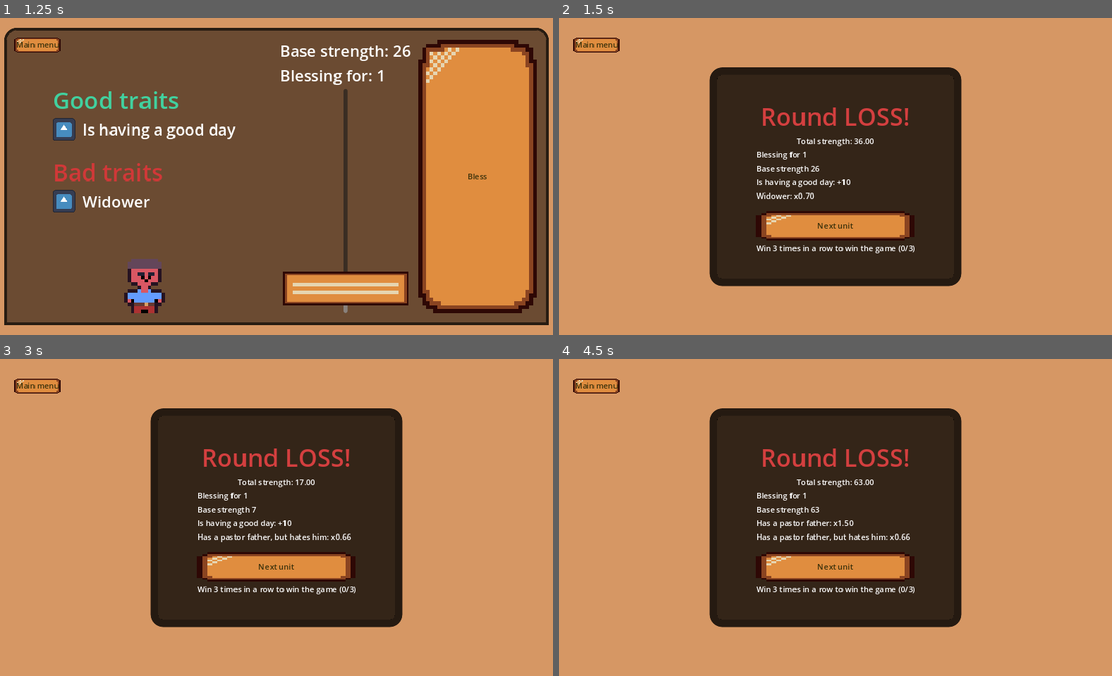
Above: before the commit, frames 1-4 (two rows, left to right).
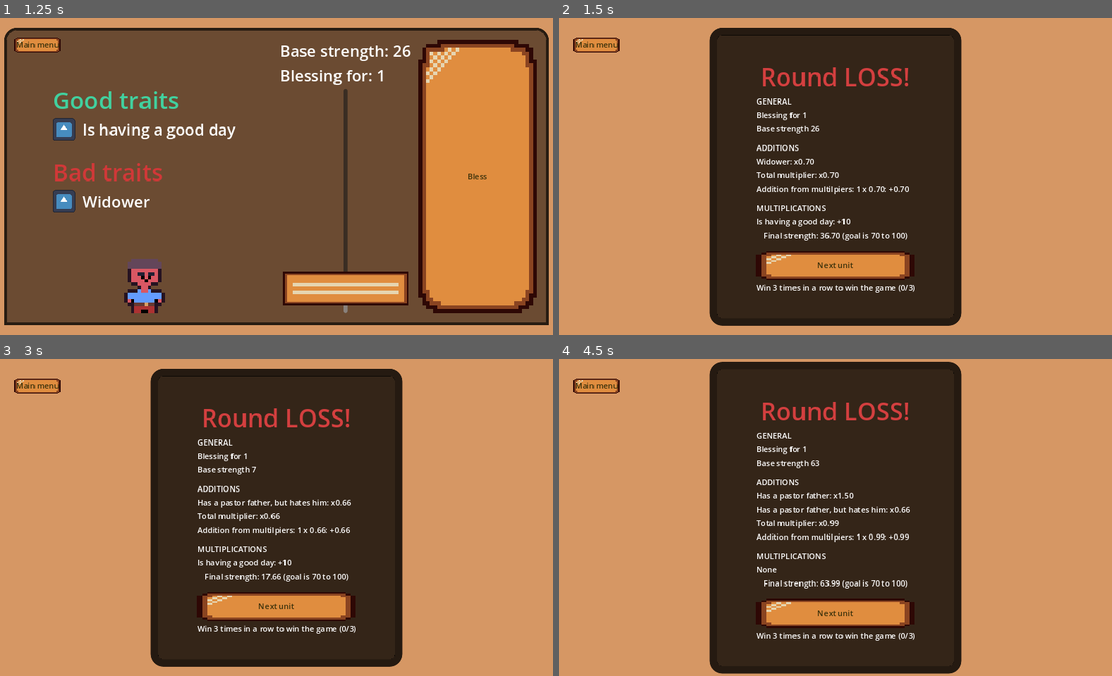
Above: after the commit, the same moments.

Repository: frostblooded/wolf
Game: Godot game, scene res://scenes/MainMenu.tscn
The game is run twice, just before and just after one commit, with the same random seed, the same clock (stepped at 60 frames per second) and the same inputs. The engine's default icon, where the game draws it, is replaced by a stand-in: a white triangle on a blue panel in a dark square.
Inputs:
- Up to frame 1 (1.25 s): click "Easy" at 0.5 s
- Up to frame 2 (1.5 s): click "Bless" at 1.25 s
- Up to frame 3 (3 s): click "Next unit" at 2 s; click "Bless" at 2.75 s
- Up to frame 4 (4.5 s): click "Next unit" at 3.5 s; click "Bless" at 4.25 s

Frame 1 is identical in both runs. In frame 2, 20% of the frame differs, in the area x 27-73%, y 3-98%; in frame 3, 20%; in frame 4, 21%, in the area x 27-73%, y 0-100%.

Commit message:
Improve round end page

Diff:
--- a/scenes/main.tscn
+++ b/scenes/main.tscn
@@ -69,13 +69,47 @@
 layout_mode = 2
 script = ExtResource("4_8q8d7")
 
+[node name="OtherBlessResultsContainer" type="VBoxContainer" parent="RoundResultLayer/PanelContainer/VBoxContainer/BlessResultsContainer"]
+layout_mode = 2
+theme_override_constants/separation = 15
+
+[node name="GeneralResultsContainer" type="VBoxContainer" parent="RoundResultLayer/PanelContainer/VBoxContainer/BlessResultsContainer/OtherBlessResultsContainer"]
+layout_mode = 2
+size_flags_vertical = 3
+
+[node name="Label" type="Label" parent="RoundResultLayer/PanelContainer/VBoxContainer/BlessResultsContainer/OtherBlessResultsContainer/GeneralResultsContainer"]
+layout_mode = 2
+text = "GENERAL"
+
+[node name="Results" type="VBoxContainer" parent="RoundResultLayer/PanelContainer/VBoxContainer/BlessResultsContainer/OtherBlessResultsContainer/GeneralResultsContainer"]
+layout_mode = 2
+
+[node name="MultiplicationResultsContainer" type="VBoxContainer" parent="RoundResultLayer/PanelContainer/VBoxContainer/BlessResultsContainer/OtherBlessResultsContainer"]
+layout_mode = 2
+size_flags_vertical = 3
+
+[node name="Label" type="Label" parent="RoundResultLayer/PanelContainer/VBoxContainer/BlessResultsContainer/OtherBlessResultsContainer/MultiplicationResultsContainer"]
+layout_mode = 2
+text = "ADDITIONS"
+
+[node name="Results" type="VBoxContainer" parent="RoundResultLayer/PanelContainer/VBoxContainer/BlessResultsContainer/OtherBlessResultsContainer/MultiplicationResultsContainer"]
+layout_mode = 2
+
+[node name="AdditionResultsContainer" type="VBoxContainer" parent="RoundResultLayer/PanelContainer/VBoxContainer/BlessResultsContainer/OtherBlessResultsContainer"]
+layout_mode = 2
+size_flags_vertical = 3
+
+[node name="Label" type="Label" parent="RoundResultLayer/PanelContainer/VBoxContainer/BlessResultsContainer/OtherBlessResultsContainer/AdditionResultsContainer"]
+layout_mode = 2
+text = "MULTIPLICATIONS"
+
+[node name="Results" type="VBoxContainer" parent="RoundResultLayer/PanelContainer/VBoxContainer/BlessResultsContainer/OtherBlessResultsContainer/AdditionResultsContainer"]
+layout_mode = 2
+
 [node name="TotalStrengthLabel" type="Label" parent="RoundResultLayer/PanelContainer/VBoxContainer/BlessResultsContainer"]
 layout_mode = 2
 size_flags_horizontal = 4
 text = "Total bless strength: 150"
-
-[node name="OtherBlessResultsContainer" type="VBoxContainer" parent="RoundResultLayer/PanelContainer/VBoxContainer/BlessResultsContainer"]
-layout_mode = 2
 
 [node name="MarginContainer" type="MarginContainer" parent="RoundResultLayer/PanelContainer/VBoxContainer/BlessResultsContainer"]
 layout_mode = 2
--- a/scripts/bless_results_container.gd
+++ b/scripts/bless_results_container.gd
@@ -8,11 +8,17 @@
 var is_game_end: bool = false
 
 func clear():
-    for n in $OtherBlessResultsContainer.get_children():
-        $OtherBlessResultsContainer.remove_child(n)
+    clear_container($OtherBlessResultsContainer/GeneralResultsContainer)
+    clear_container($OtherBlessResultsContainer/MultiplicationResultsContainer)
+    clear_container($OtherBlessResultsContainer/AdditionResultsContainer)
+
+func clear_container(container: Control):
+    var results_container: Control = container.get_node("Results")
+
+    for n in results_container.get_children():
+        results_container.remove_child(n)
 
 func show_bless_results(unit: Unit, bless_strength: int, total_strength: float, game_end: bool):
-    $TotalStrengthLabel.text = "Total strength: %.2f" % total_strength
     self.is_game_end = game_end
 
     if self.is_game_end:
@@ -21,24 +27,58 @@
     append_bless_result_label("Blessing for %d" % bless_strength)
     append_bless_result_label("Base strength %d" % unit.strength)
 
+    var multiplier: float = 1
+    var has_multipliers: bool = false
+
     for t in unit.positive_traits:
         if !is_equal_approx(t.mul_modifier, 1.0):
-            append_bless_result_label("%s: x%.2f" % [t.name, t.mul_modifier])
-
-        if t.add_modifier != 0:
-            append_bless_result_label("%s: +%d" % [t.name, t.add_modifier])
+            multiplier *= t.mul_modifier
+            append_mul_bless_result_label("%s: x%.2f" % [t.name, t.mul_modifier])
+            has_multipliers = true
 
     for t in unit.negative_traits:
         if !is_equal_approx(t.mul_modifier, 1.0):
-            append_bless_result_label("%s: x%.2f" % [t.name, t.mul_modifier])
+            multiplier *= t.mul_modifier
+            append_mul_bless_result_label("%s: x%.2f" % [t.name, t.mul_modifier])
+            has_multipliers = true
 
+    if !has_multipliers:
+        append_mul_bless_result_label("None")
+
+    append_mul_bless_result_label("Total multiplier: x%.2f" % multiplier)
+    append_mul_bless_result_label("Addition from multilpiers: %d x %.2f: +%.2f" % [bless_strength, multiplier, bless_strength * multiplier])
+
+    var has_additions: bool = false
+
+    for t in unit.positive_traits:
         if t.add_modifier != 0:
-            append_bless_result_label("%s: %d" % [t.name, t.add_modifier])
+            append_add_bless_result_label("%s: +%d" % [t.name, t.add_modifier])
+            has_additions = true
+
+    for t in unit.negative_traits:
+        if t.add_modifier != 0:
+            append_add_bless_result_label("%s: %d" % [t.name, t.add_modifier])
+            has_additions = true
+
+    if !has_additions:
+        append_add_bless_result_label("None")
+
+    $TotalStrengthLabel.text = "Final strength: %.2f (goal is %d to %d)" % [total_strength, DifficultyManager.get_min_goal(), 100]
+
+func append_mul_bless_result_label(message: String):
+    var new_label: Label = Label.new()
+    new_label.text = message
+    $OtherBlessResultsContainer/MultiplicationResultsContainer.get_node("Results").add_child(new_label)
+
+func append_add_bless_result_label(message: String):
+    var new_label: Label = Label.new()
+    new_label.text = message
+    $OtherBlessResultsContainer/AdditionResultsContainer.get_node("Results").add_child(new_label)
 
 func append_bless_result_label(message: String):
     var new_label: Label = Label.new()
     new_label.text = message
-    $OtherBlessResultsContainer.add_child(new_label)
+    $OtherBlessResultsContainer/GeneralResultsContainer.get_node("Results").add_child(new_label)
 
 func _on_next_unit_button_pressed():
     if is_game_end:
--- a/scripts/bless_results_panel_shower.gd
+++ b/scripts/bless_results_panel_shower.gd
@@ -21,7 +21,7 @@
     hide()
     bless_results_container.clear()
 
-func show_bless_results(unit: Unit, bless_strength: float, total_strength: int, won: bool, is_game_end: bool, win_streak: int):
+func show_bless_results(unit: Unit, bless_strength: float, total_strength: float, won: bool, is_game_end: bool, win_streak: int):
     win_streak_reminder_label.text = "Win 3 times in a row to win the game (%d/3)" % win_streak
 
     if is_game_end:
